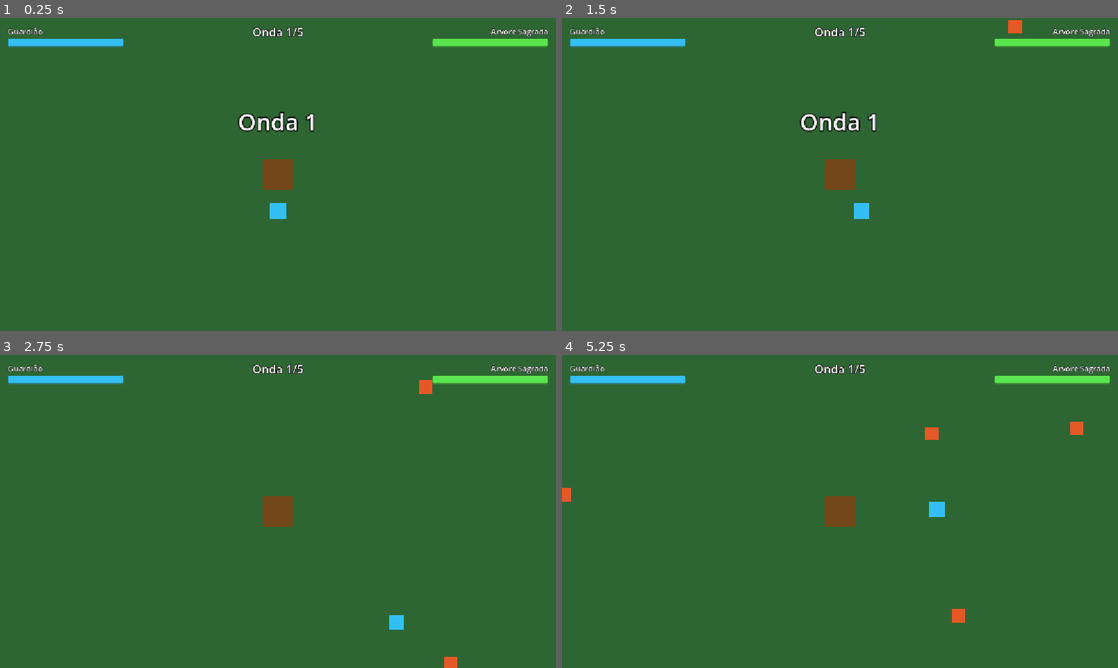
Above: before the commit, frames 1-4 (two rows, left to right).
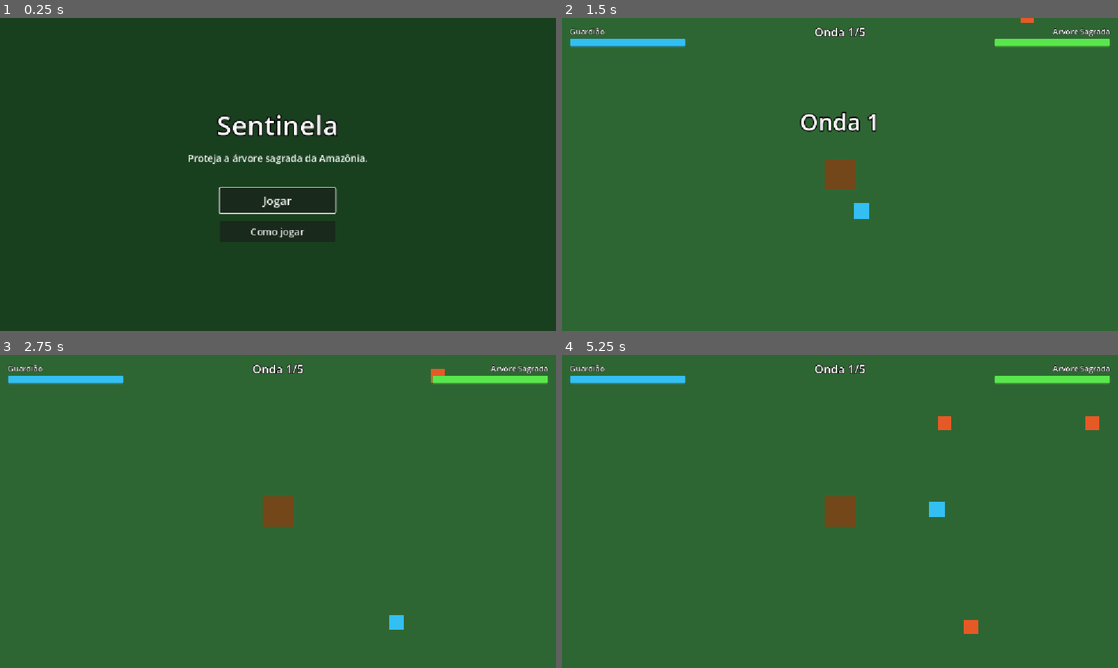
Above: after the commit, the same moments.

Repository: elian-sss/sentinela
Game: Godot game, scene res://cenas/telas/TelaInicial.tscn
Two runs of this game, one before a commit and one after it. Both use one fixed random seed, a clock stepped at 60 frames per second and the inputs below. Before the commit the project starts from res://cenas/arena/Arena.tscn.
Inputs (mouse positions are in pixels of both pictures, inside the frame that each line leads up to):
- Up to frame 1 (0.25 s): no input
- Up to frame 2 (1.5 s): click (840, 199) at 0.5 s, where only the run after the commit has a clickable "Jogar"; tap Enter at 1.25 s; move the mouse to (962, 158) at 1.27 s; hold D (mover_direita) from 1.28 s (still down); click (962, 158) at 1.35 s
- Up to frame 3 (2.75 s): tap Space (dash) at 1.55, 2.1 s; move the mouse to (166, 527) at 2.02 s; release D (mover_direita) at 2.03 s; hold S (mover_baixo) from 2.03 s (still down); click (166, 527) at 2.3 s
- Up to frame 4 (5.25 s): move the mouse to (895, 442) at 2.77 s; release S (mover_baixo) at 2.78 s; hold D (mover_direita) 2.78-3.53 s; click (895, 442) at 2.85 s; tap Space (dash) at 3.05, 3.6, 4.55 s; move the mouse to (812, 574) at 3.52 s; hold W (mover_cima) 3.53-4.28 s; click (812, 574) at 3.8 s; move the mouse to (1006, 558) at 4.27 s; hold R (reiniciar) 4.28-5.03 s; hold A (mover_esquerda) from 4.28 s (still down); click (1006, 558) at 4.42 s; move the mouse to (673, 464) at 5.02 s; click (673, 464) at 5.1 s

The runs differ from the first frame. In frame 1, 100% of the frame differs, in the area x 0-100%, y 0-100%; in frame 2, 0.1%; in frame 3, 0.2%; in frame 4, 0.7%.

Commit message:
Adiciona tela inicial com Jogar e Como jogar

Diff:
--- /dev/null
+++ b/cenas/telas/TelaInicial.tscn
@@ -0,0 +1,102 @@
+[gd_scene load_steps=2 format=3]
+
+[ext_resource type="Script" path="res://cenas/telas/tela_inicial.gd" id="1_tela_inicial"]
+
+[node name="TelaInicial" type="Control"]
+layout_mode = 3
+anchors_preset = 15
+anchor_right = 1.0
+anchor_bottom = 1.0
+grow_horizontal = 2
+grow_vertical = 2
+script = ExtResource("1_tela_inicial")
+
+[node name="Fundo" type="ColorRect" parent="."]
+layout_mode = 1
+anchors_preset = 15
+anchor_right = 1.0
+anchor_bottom = 1.0
+grow_horizontal = 2
+grow_vertical = 2
+mouse_filter = 2
+color = Color(0.1, 0.25, 0.12, 1)
+
+[node name="Centro" type="CenterContainer" parent="."]
+layout_mode = 1
+anchors_preset = 15
+anchor_right = 1.0
+anchor_bottom = 1.0
+grow_horizontal = 2
+grow_vertical = 2
+
+[node name="Menu" type="VBoxContainer" parent="Centro"]
+layout_mode = 2
+theme_override_constants/separation = 16
+
+[node name="Titulo" type="Label" parent="Centro/Menu"]
+layout_mode = 2
+theme_override_colors/font_outline_color = Color(0, 0, 0, 1)
+theme_override_constants/outline_size = 10
+theme_override_font_sizes/font_size = 56
+text = "Sentinela"
+horizontal_alignment = 1
+
+[node name="Subtitulo" type="Label" parent="Centro/Menu"]
+layout_mode = 2
+theme_override_font_sizes/font_size = 20
+text = "Proteja a árvore sagrada da Amazônia."
+horizontal_alignment = 1
+
+[node name="Espaco" type="Control" parent="Centro/Menu"]
+custom_minimum_size = Vector2(0, 16)
+layout_mode = 2
+
+[node name="BotaoJogar" type="Button" parent="Centro/Menu"]
+custom_minimum_size = Vector2(240, 52)
+layout_mode = 2
+size_flags_horizontal = 4
+theme_override_font_sizes/font_size = 24
+text = "Jogar"
+
+[node name="BotaoComoJogar" type="Button" parent="Centro/Menu"]
+custom_minimum_size = Vector2(240, 44)
+layout_mode = 2
+size_flags_horizontal = 4
+theme_override_font_sizes/font_size = 20
+text = "Como jogar"
+
+[node name="ComoJogar" type="VBoxContainer" parent="Centro"]
+visible = false
+layout_mode = 2
+theme_override_constants/separation = 16
+
+[node name="Titulo" type="Label" parent="Centro/ComoJogar"]
+layout_mode = 2
+theme_override_colors/font_outline_color = Color(0, 0, 0, 1)
+theme_override_constants/outline_size = 8
+theme_override_font_sizes/font_size = 40
+text = "Como jogar"
+horizontal_alignment = 1
+
+[node name="Controles" type="Label" parent="Centro/ComoJogar"]
+layout_mode = 2
+theme_override_font_sizes/font_size = 22
+text = "WASD ou setas: mover
+J ou clique: atacar
+Espaço: dash
+Esc: pausar"
+horizontal_alignment = 1
+
+[node name="Objetivo" type="Label" parent="Centro/ComoJogar"]
+layout_mode = 2
+theme_override_colors/font_color = Color(1, 0.9, 0.5, 1)
+theme_override_font_sizes/font_size = 22
+text = "Proteja a árvore sagrada por 5 ondas e derrote a escavadeira."
+horizontal_alignment = 1
+
+[node name="BotaoVoltar" type="Button" parent="Centro/ComoJogar"]
+custom_minimum_size = Vector2(200, 44)
+layout_mode = 2
+size_flags_horizontal = 4
+theme_override_font_sizes/font_size = 20
+text = "Voltar"
--- /dev/null
+++ b/cenas/telas/tela_inicial.gd
@@ -0,0 +1,34 @@
+extends Control
+## Tela inicial: título, "Jogar" e "Como jogar".
+## O clique em "Jogar" também serve como o gesto que o navegador exige para liberar o áudio.
+
+const CENA_ARENA: String = "res://cenas/arena/Arena.tscn"
+
+@onready var _menu: VBoxContainer = $Centro/Menu
+@onready var _como_jogar: VBoxContainer = $Centro/ComoJogar
+@onready var _botao_jogar: Button = $Centro/Menu/BotaoJogar
+@onready var _botao_como_jogar: Button = $Centro/Menu/BotaoComoJogar
+@onready var _botao_voltar: Button = $Centro/ComoJogar/BotaoVoltar
+
+
+func _ready() -> void:
+	_botao_jogar.pressed.connect(_jogar)
+	_botao_como_jogar.pressed.connect(_mostrar_como_jogar)
+	_botao_voltar.pressed.connect(_voltar_ao_menu)
+	_botao_jogar.grab_focus()
+
+
+func _jogar() -> void:
+	get_tree().change_scene_to_file(CENA_ARENA)
+
+
+func _mostrar_como_jogar() -> void:
+	_menu.hide()
+	_como_jogar.show()
+	_botao_voltar.grab_focus()
+
+
+func _voltar_ao_menu() -> void:
+	_como_jogar.hide()
+	_menu.show()
+	_botao_jogar.grab_focus()
--- a/project.godot
+++ b/project.godot
@@ -11,7 +11,7 @@
 [application]
 
 config/name="sentinela"
-run/main_scene="res://cenas/arena/Arena.tscn"
+run/main_scene="res://cenas/telas/TelaInicial.tscn"
 config/features=PackedStringArray("4.7", "GL Compatibility")
 config/icon="res://icon.svg"
 
Not shown, added: cenas/telas/tela_inicial.gd.uid
